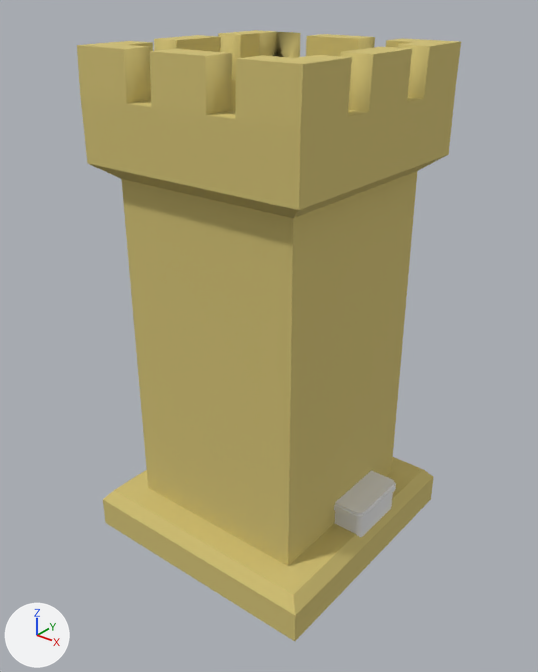
What one commit did to the glTF model FlyingTown/FlyingTown.gltf.
Before and after are seen from a camera (50 mm lens) standing at (12.66, -16.06, 16.2) and looking at (0.32, -0.63, 6.63). Arrows for +X, +Y and +Z are at lower left; the lights stay in place. Where no turn or scale is listed for an object, it has been applied to the vertices. Vertices at the same position are counted once.
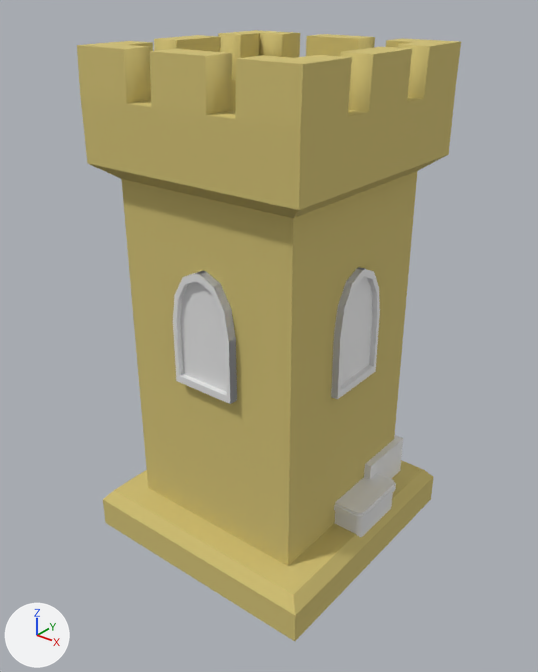
What differs and where, as boxes (x1, y1, x2, y2) in the pictures (538 x 672 px):
'Cube', added
    after: (173, 271, 237, 404)
'Cube.004', added
    after: (331, 267, 380, 399)
'Cube.005', added
    after: (364, 435, 403, 479)
part 1 of me_plane, built on
    before: (277, 32, 300, 58)
    after: (259, 32, 300, 58)

The edits, one by one:
me_plane is used by ob_plane; location (0.22, -0.36, -0.02).
me_plane had 193 vertices, 384 faces and spanned x -3.89..3.89, y -3.89..3.89, z 0.0..14.66.
me_plane now has 197 vertices, 392 faces and spans x -3.89..3.89, y -3.89..3.89, z 0.0..14.67.
Part 1, on me_plane:
2 faces are deleted.
2 vertices move from x -2.57..-1.71, y 3.48, z 13.8 to x -2.57..-1.71, y 3.44, z 13.49.
4 vertices are added at (-2.57, 2.63, 14.67), (-1.71, 2.63, 14.67), (-2.57, 2.57, 13.48), (-1.71, 2.57, 13.48).
10 new faces join them.
Mesh me_cube_013 is new.
It is a box spanning x -1.0..1.0, y -1.0..1.0, z -1.0..1.0.
Mesh me_cube_012 is new.
It has 50 vertices, 104 faces and spans x -1.01..1.01, y -1.01..1.01, z -1.71..1.71.
Mesh me_cube_008 is new.
It has 50 vertices, 104 faces and spans x -1.0..1.0, y -1.0..1.0, z -1.71..1.71.
Object 'Cube.005' (ob_cube_005) is new; it shows me_cube_013.
Its location is (2.27, 1.69, 1.56).
Object 'Cube.004' (ob_cube_004) is new; it shows me_cube_012.
Its location is (2.25, -0.38, 7.62).
Object 'Cube' (ob_cube) is new; it shows me_cube_008.
Its location is (0.29, -2.47, 7.71).
